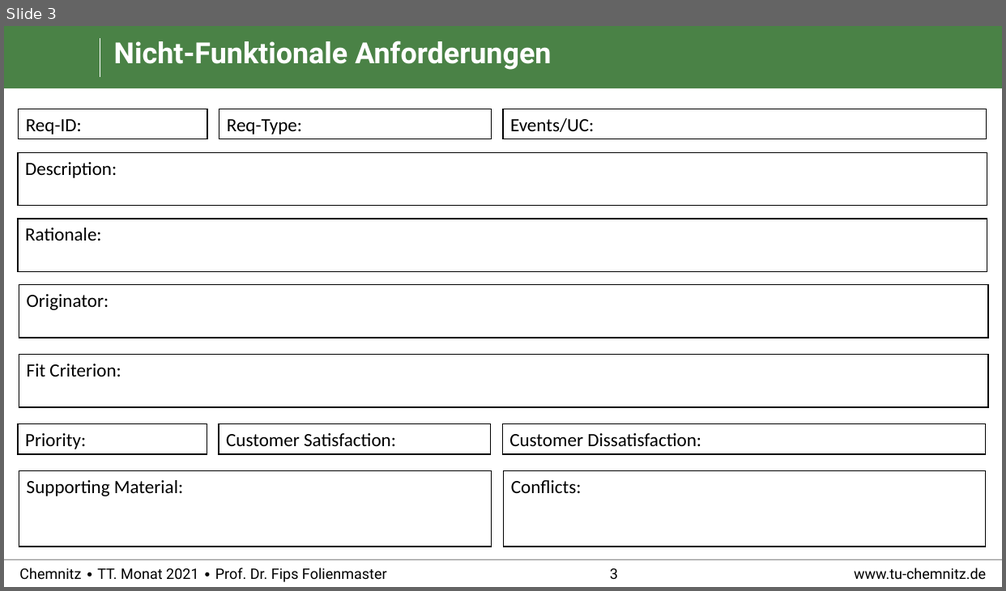
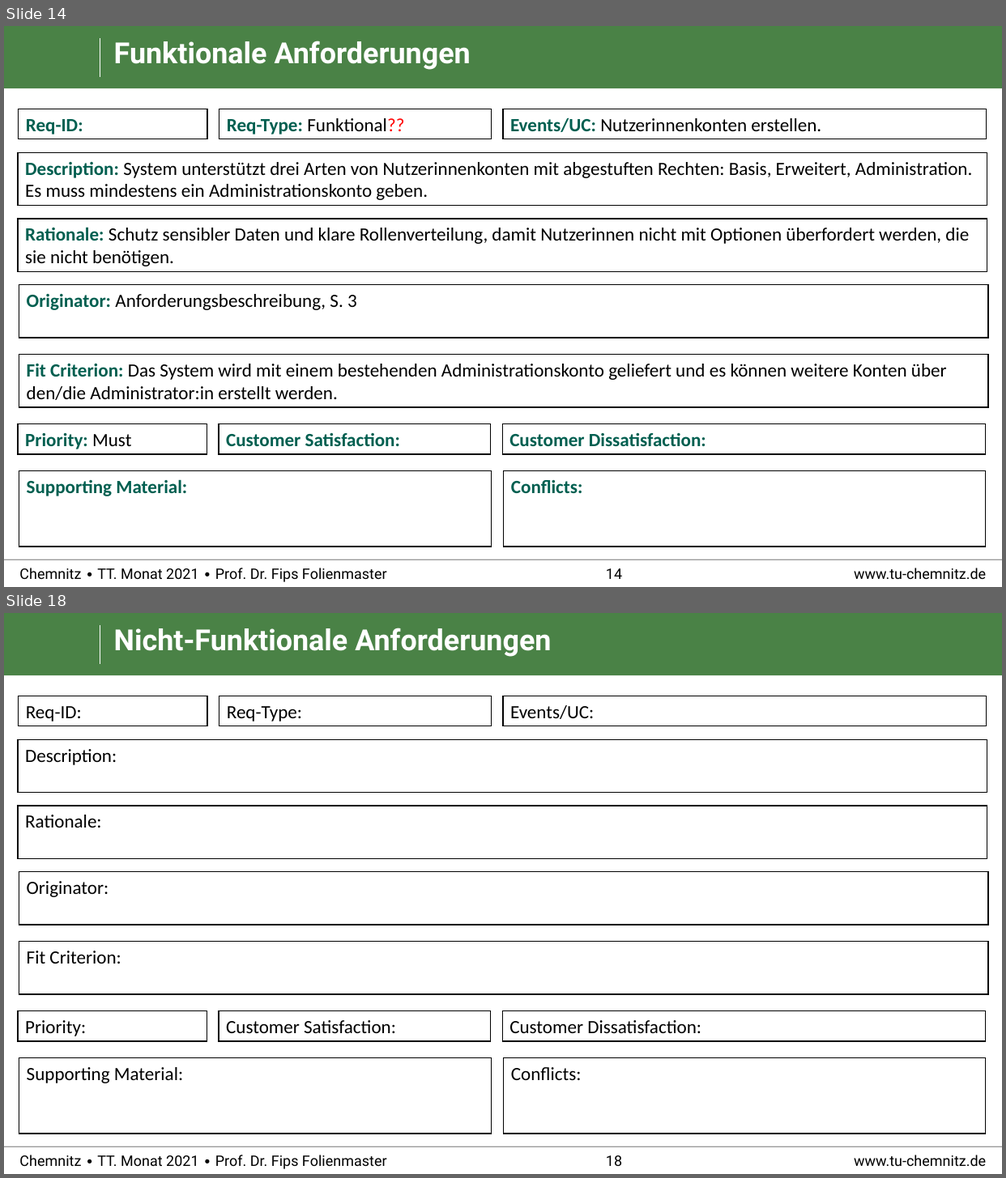
Before and after one commit to RealBiggerBo/Softwaretechnik, a slide deck: SnowCards_Requirements.pptx. Shown one above the other, each under a label of ours: slide 3 before the commit, slides 14 and 18 after it; the slides between them are not shown. The pictures are 1006x591 and 1006x1178 pixels, drawn with LibreOffice and Linux fonts; fonts in the diff are those of the drawing; background and template pictures are left out. Boxes give left, top, right and bottom in pixels: in the first picture for what was removed or moved away, otherwise in the second. Text is boxed around its words. In the diff, an @@ line names an element or a change of style, - is before the commit and + after.

```diff
--- a/SnowCards_Requirements.pptx
+++ b/SnowCards_Requirements.pptx
@@ slide 14 added at (4, 26, 1002, 587), background #FFFFFF; not listed: 6 template elements that a slide beside it also shows @@
@@ title added at (114, 41, 471, 70), 28 pt, text #FFFFFF, bold @@
+Funktionale Anforderungen
@@ rectangle added at (19, 109, 207, 139), fill #FFFFFF, outline #000000 1 pt, 18 pt, text #005F50, bold @@
+Req-ID:
@@ rectangle added at (219, 109, 492, 139), fill #FFFFFF, outline #000000 1 pt, 18 pt, text #000000 @@
+Req-Type: Funktional??
@@ rectangle added at (503, 109, 987, 139), fill #FFFFFF, outline #000000 1 pt, 18 pt, text #000000 @@
+Events/UC: Nutzerinnenkonten erstellen.
@@ group added at (18, 152, 988, 408): 4 rectangles @@
+Description: System unterstützt drei Arten von Nutzerinnenkonten mit abgestuften Rechten: Basis, Erweitert, Administration. Es muss mindestens ein Administrationskonto geben.
+Rationale: Schutz sensibler Daten und klare Rollenverteilung, damit Nutzerinnen nicht mit Optionen überfordert werden, die sie nicht benötigen.
+Originator: Anforderungsbeschreibung, S. 3
+Fit Criterion: Das System wird mit einem bestehenden Administrationskonto geliefert und es können weitere Konten über den/die Administrator:in erstellt werden.
@@ rectangle added at (18, 425, 206, 454), fill #FFFFFF, outline #000000 1 pt, 18 pt, text #005F50, bold @@
+Priority: Must
@@ rectangle added at (219, 425, 491, 454), fill #FFFFFF, outline #000000 1 pt, 18 pt, text #005F50, bold @@
+Customer Satisfaction:
@@ rectangle added at (503, 425, 987, 454), fill #FFFFFF, outline #000000 1 pt, 18 pt, text #005F50, bold @@
+Customer Dissatisfaction:
@@ rectangle added at (19, 472, 492, 547), fill #FFFFFF, outline #000000 1 pt, 18 pt, text #005F50, bold @@
+Supporting Material:
@@ rectangle added at (504, 472, 987, 547), fill #FFFFFF, outline #000000 1 pt, 18 pt, text #005F50, bold @@
+Conflicts:
@@ what was slide 3 is now slide 18 @@
@@ page number at (606, 1156, 622, 1166): text changed @@
-3
+18
```
Also in this commit, not shown: 1 slide changed, 14 other slides added.
